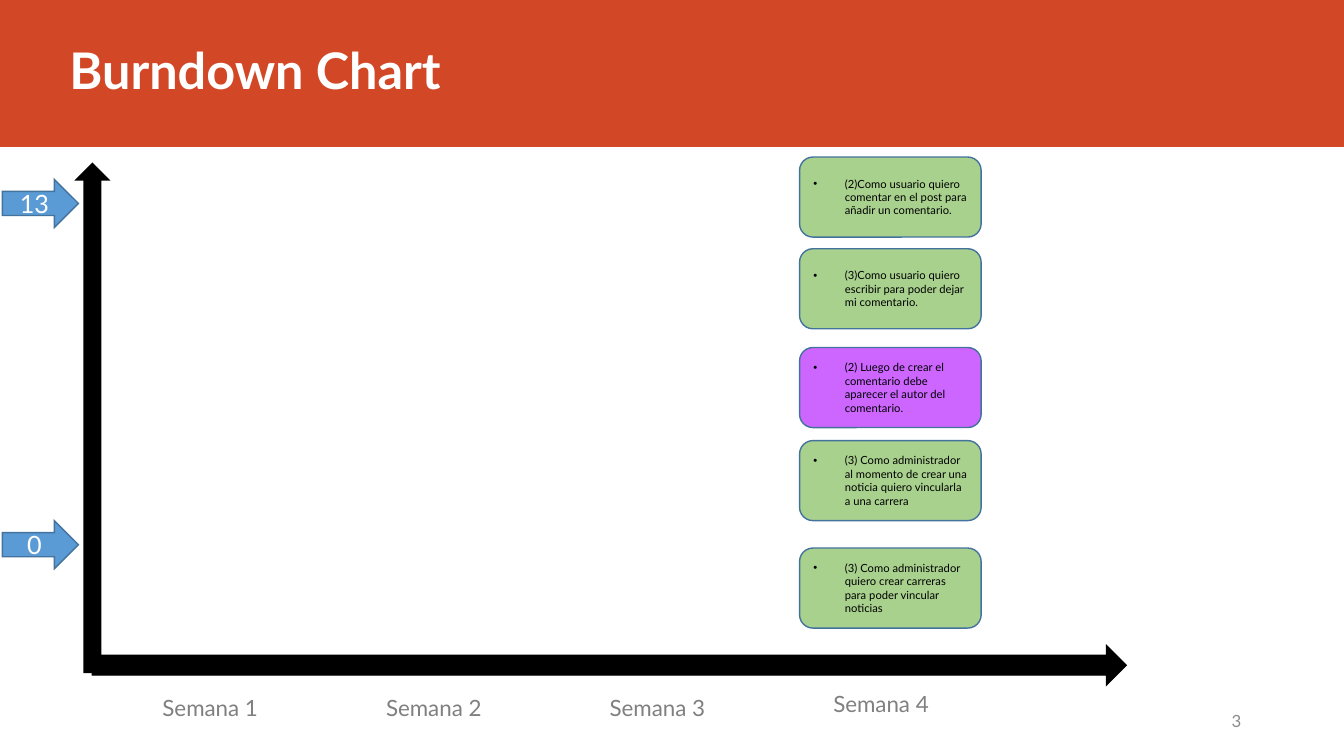
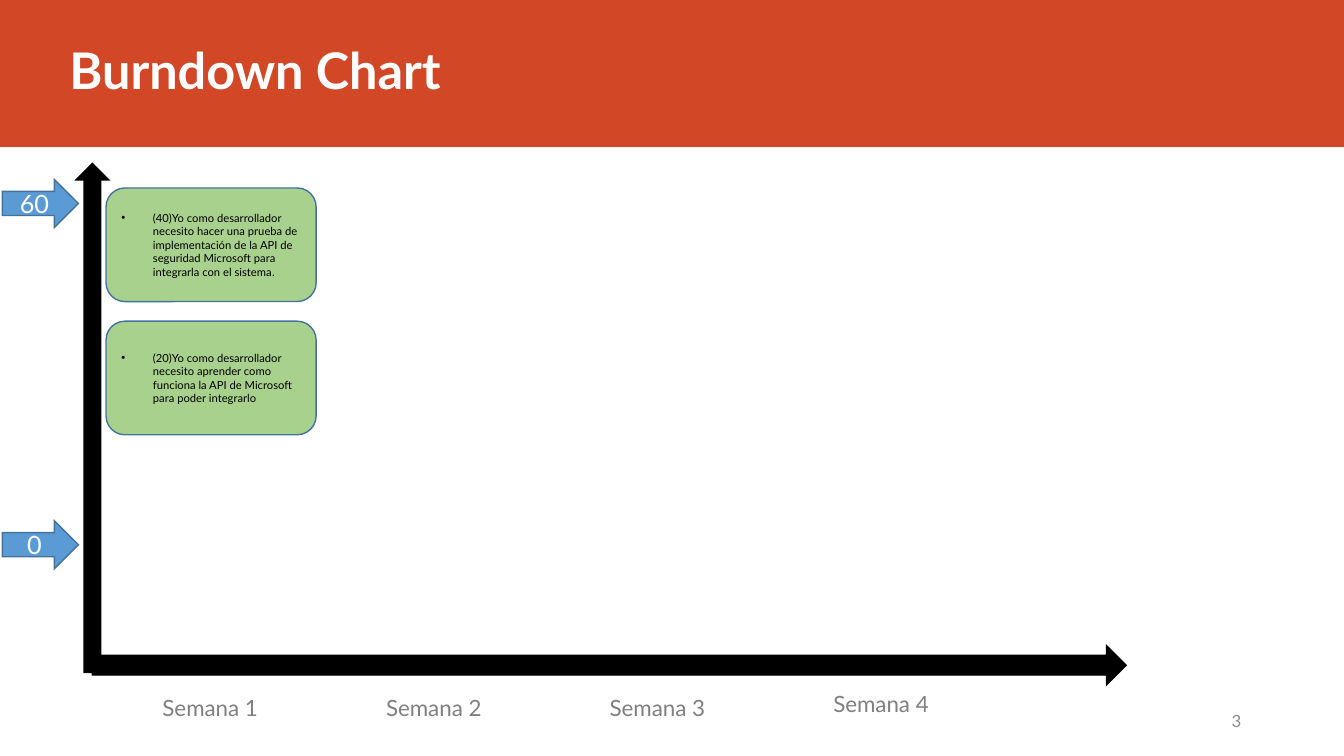
Before and after one commit to Danielacvd/ICF232_202010_GRUPO3-sw2, a slide deck: slide 3 of Monitoreo_Proyecto.pptx. Drawn at 1344x756 pixels with LibreOffice and Linux fonts; fonts in the diff are those of the drawing. Boxes give left, top, right and bottom in pixels: in the first picture for what was removed or moved away, otherwise in the second. Text is boxed around its words. In the diff, an @@ line names an element or a change of style, - is before the commit and + after.

```diff
--- a/Monitoreo_Proyecto.pptx
+++ b/Monitoreo_Proyecto.pptx
@@ text in right arrow at (20, 195, 49, 218): text changed @@
-13
+60
@@ rounded rectangle "(40)Yo como desarrollador necesito hacer ...": place and size @@
-rounded rectangle "(40)Yo como desarrollador necesito hacer ..." at (800, 157, 981, 237)
+rounded rectangle "(40)Yo como desarrollador necesito hacer ..." at (106, 188, 316, 301)
@@ text in rounded rectangle at (153, 213, 297, 278): text changed @@
-• (2)Como usuario quiero comentar en el post para añadir un comentario.
+• (40)Yo como desarrollador necesito hacer una prueba de implementación de la API de seguridad Microsoft para integrarla con el sistema.
@@ rounded rectangle removed at (800, 249, 981, 329) @@
-• (3)Como usuario quiero escribir para poder dejar mi comentario.
@@ rounded rectangle added at (106, 322, 316, 436), fill #A9D18E, outline #43739E 1 pt, 8 pt, text #000000 @@
+• (20)Yo como desarrollador necesito aprender como funciona la API de Microsoft para poder integrarlo
@@ rounded rectangle removed at (800, 348, 981, 427) @@
-• (2) Luego de crear el comentario debe aparecer el autor del comentario.
@@ rounded rectangle removed at (800, 441, 981, 520) @@
-• (3) Como administrador al momento de crear una noticia quiero vincularla a una carrera
@@ rounded rectangle removed at (800, 548, 981, 628) @@
-• (3) Como administrador quiero crear carreras para poder vincular noticias
```
Also in this commit, not shown: 1 other slide changed.
